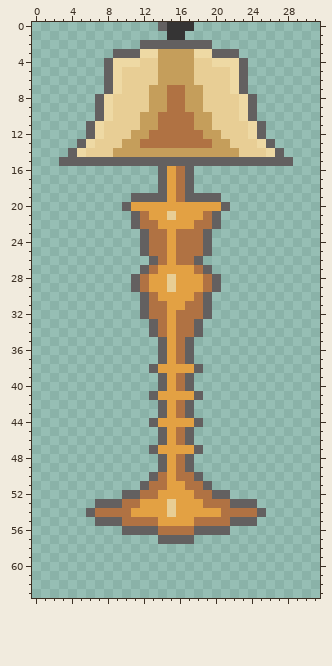
A pixel-art sprite gets an edit: Shapeshift/Assets/Sprites/lamp.png. The picture above was drawn from the file before the commit.
The file is 32x64 pixels.
Now the later version:
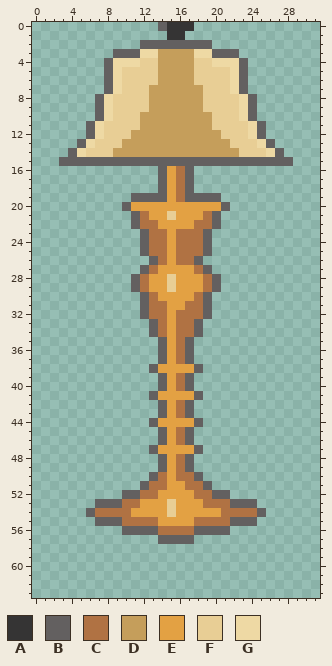
Palette (. is transparent): A #353434  B #636060  C #b07243  D #c59e5b  E #e3a143  F #e8ce95  G #eed9a4
Diff:
y 7..9: x 15..16 CC -> DD
y 10..11: x 14..17 CCCC -> DDDD
y 12: x 13..18 CCCCCC -> DDDDDD
y 13: x 12..19 CCCCCCCC -> DDDDDDDD
Where, in picture pixels (left, top, right, bottom), the same in both pictures:
changed: (140, 85, 212, 148)
